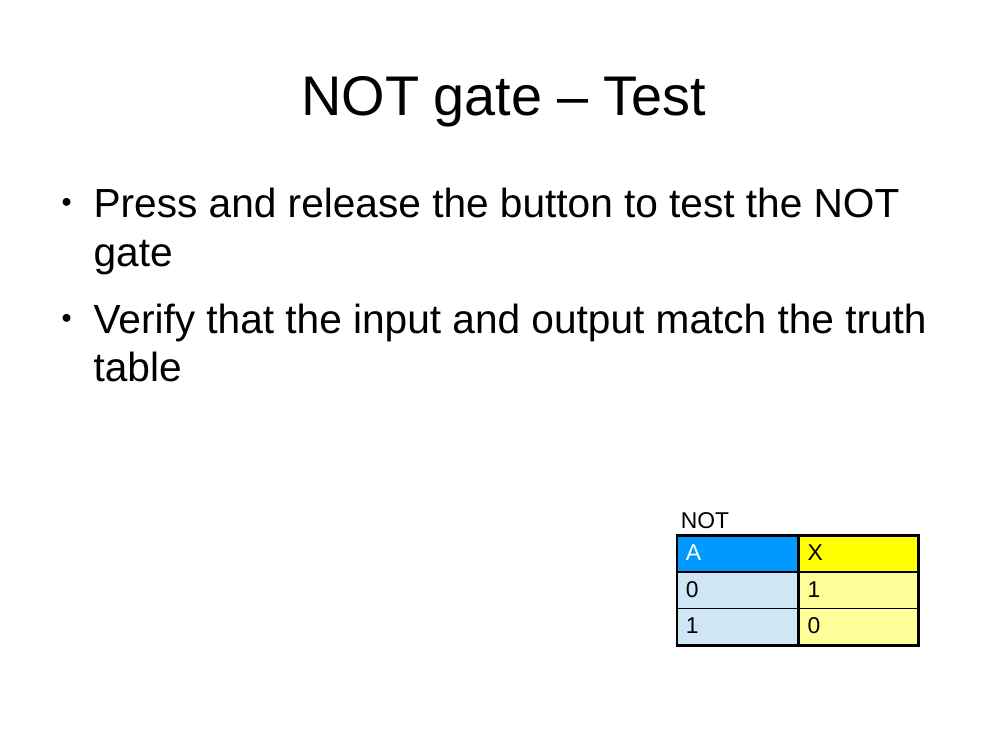
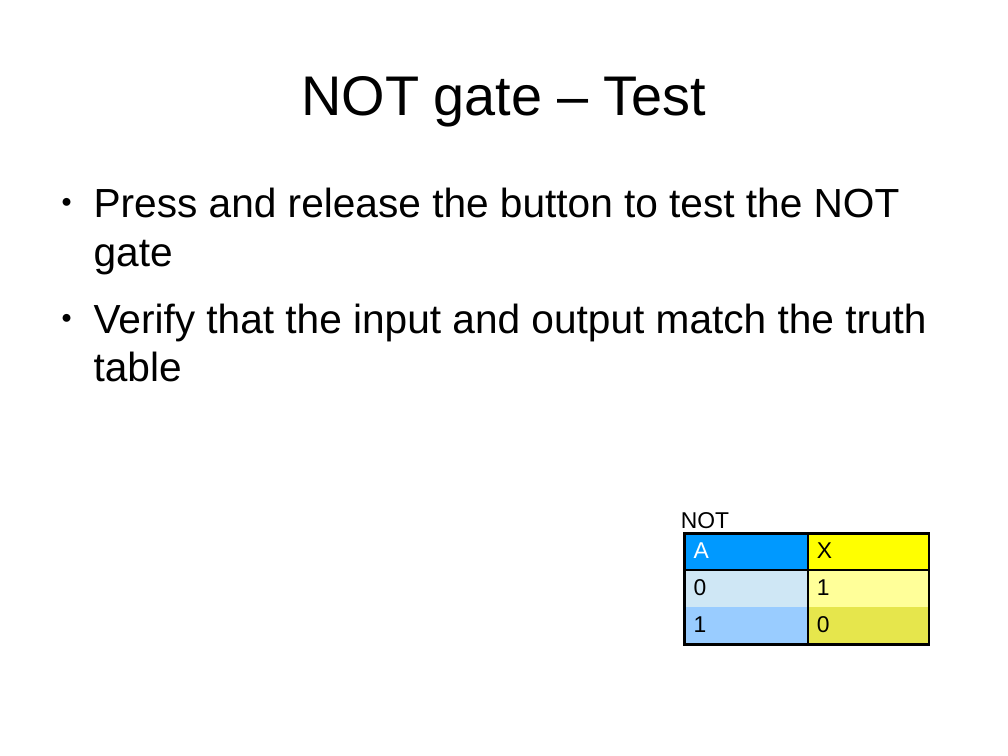
Before and after one commit to swarren/presentations, a slide deck: slide 18 of lcs-digital-logic-build-a-not-nand-gate-from-mosfets/lcs-digital-logic-build-a-not-nand-gate-from-mosfets.odp. Drawn at 1008x756 pixels with LibreOffice and Linux fonts; fonts in the diff are those of the drawing. Boxes give left, top, right and bottom in pixels: in the first picture for what was removed or moved away, otherwise in the second. Text is boxed around its words. In the diff, an @@ line names an element or a change of style, - is before the commit and + after.

Commit message:
Fix consistency of colors in logic gate truth tables

```diff
--- a/lcs-digital-logic-build-a-not-nand-gate-from-mosfets/lcs-digital-logic-build-a-not-nand-gate-from-mosfets.odp
+++ b/lcs-digital-logic-build-a-not-nand-gate-from-mosfets/lcs-digital-logic-build-a-not-nand-gate-from-mosfets.odp
@@ table at [685,533,930,645] @@
@@ fill #CFE7F5 to #99CCFF in row 3, column 1 @@
@@ fill #FFFF99 to #E6E64C in row 3, column 2 @@
@@ borders changed @@
@@ table: place and size @@
-table at [677,536,918,644]
+table at [685,533,930,645]
```
Also in this commit, not shown: 4 other slides changed, 1 other file.
